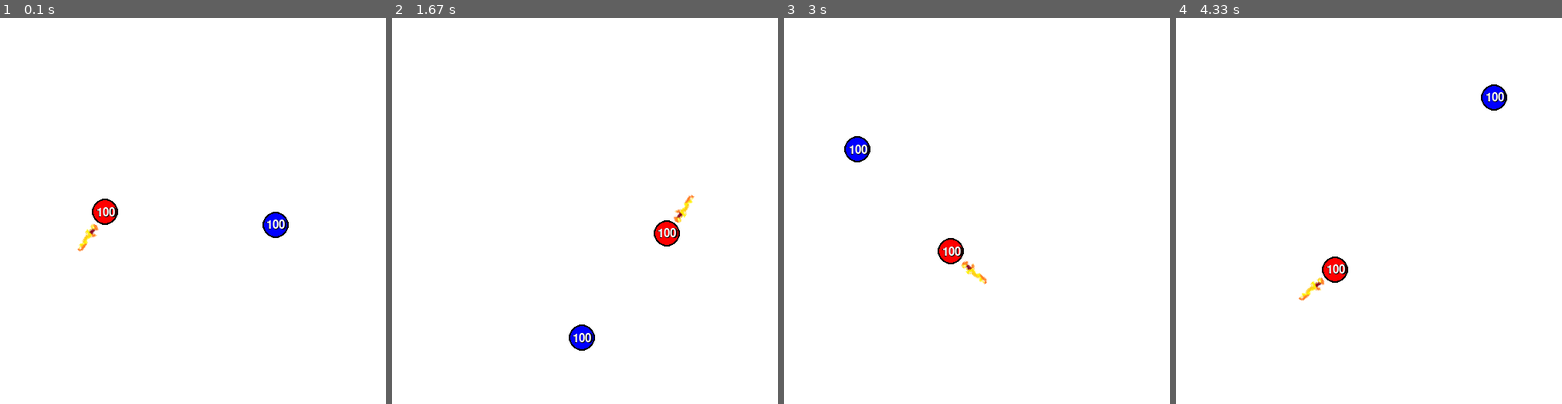
Above: before the commit, frames 1-4 (left to right).
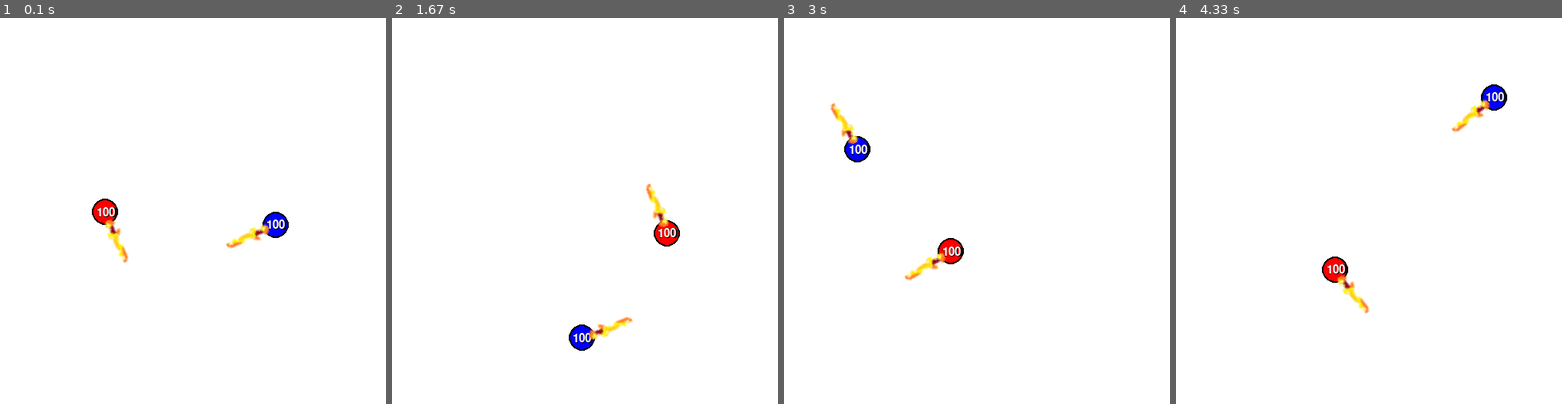
Above: after the commit, the same moments.

Repository: yud0o0/ballgames_on_pygame_idk
Game: pygame game, started from import pygame.py
The game is run twice, just before and just after one commit, with the same random seed, the same clock (stepped at 60 frames per second) and the same inputs.
Inputs:
- Up to frame 1 (0.1 s): no input
- Up to frame 2 (1.67 s): no input
- Up to frame 3 (3 s): no input
- Up to frame 4 (4.33 s): no input

The runs differ from the first frame. In frame 1, 0.7% of the frame differs, in the area x 20-70%, y 52-64%; in frame 2, 0.7%; in frame 3, 0.7%; in frame 4, 0.7%, in the area x 31-82%, y 21-77%.

Commit message:
+- считай релизная версия 1.0 все работает средне есть что доработать но все уже достатчно работает (я все еще не понимаю как оно работает но оно работает)

Diff:
--- a/import pygame.py
+++ b/import pygame.py
@@ -14,10 +14,12 @@
 
 running=True
 radius = 40
+adamage=1
 a=100
+bdamage=1
 b=100
 bv=5
-brv=0.05
+brv=0.1
 anglesa=m.radians(90)
 anglesb=m.pi
 anglea=r.uniform(0, 2*m.pi)
@@ -32,9 +34,12 @@
 yb=ywsize/2
 coordsa=xa,ya
 coordsb=xb,yb
-sword=pygame.image.load("withoutname.png")
-sword_rect=sword.get_rect()
-sword_mask=pygame.mask.from_surface(sword)
+sworda=pygame.image.load("withoutname.png")
+sworda_rect=sworda.get_rect()
+sworda_mask=pygame.mask.from_surface(sworda)
+swordb=pygame.image.load("withoutname.png")
+swordb_rect=swordb.get_rect()
+swordb_mask=pygame.mask.from_surface(swordb)
 while running:
     for event in pygame.event.get():
         if event.type == pygame.QUIT:
@@ -49,7 +54,7 @@
     if yb >= ywwsize or yb <= ywsize-ywwsize:
         yvb *= -1
     anglesa += brv
-    anglesa += brv
+    anglesb += brv
     xva2=xva
     yva2=yva
     xvb2=xvb
@@ -59,19 +64,43 @@
         yva=yvb2
         xvb=xva2
         yvb=yva2
-        a-=1
-        b-=1
-        t.sleep(0.5)
     xa += xva
     xsa = xa + radius * m.cos(anglesa)
     xb += xvb
-    xsb = xb
+    xsb = xb + radius * m.cos(anglesb)
     ya += yva
     ysa = ya + radius * m.sin(anglesa)
     yb += yvb
-    ysb = yb
+    ysb = yb + radius * m.sin(anglesb)
     coordsa=xa,ya
     coordsb=xb,yb
+    aball = pygame.Surface((30, 30), pygame.SRCALPHA)
+    aball_rect = pygame.Rect(xa-15, ya-15, 30, 30)
+    aball_mask=pygame.mask.from_surface(aball)
+    bball = pygame.Surface((30, 30), pygame.SRCALPHA)
+    bball_rect = pygame.Rect(xb-15, yb-15, 30, 30)
+    bball_mask=pygame.mask.from_surface(bball)
+    offset2C = (swordb_rect.x - sworda_rect.x, swordb_rect.y - sworda_rect.y)
+    if sworda_mask.overlap(swordb_mask, offset2C):
+        brv *= -1
+    offsetbball = (bball_rect.x - sworda_rect.x, bball_rect.y - sworda_rect.y)
+    if sworda_mask.overlap(pygame.Mask((30,30), fill=True), offsetbball):
+        if not swordb_hit:
+            swordb_hit = True
+            b -= adamage
+            adamage += 1
+            t.sleep(0.5)
+    else:
+        swordb_hit = False
+    offsetaball = (aball_rect.x - swordb_rect.x, aball_rect.y - swordb_rect.y)
+    if swordb_mask.overlap(pygame.Mask((30,30), fill=True), offsetaball):
+        if not sworda_hit:
+            sworda_hit = True
+            a -= bdamage
+            bdamage += 1
+            t.sleep(0.5)
+    else:
+        sworda_hit = False
 
     screen.fill("white")
     pygame.draw.circle(screen, "black", coordsa, 17)
@@ -90,9 +119,12 @@
     screen.blit(acounter, rect_a)
     screen.blit(bcounterr, rect_br)
     screen.blit(bcounter, rect_b)
-    sword_rotated = pygame.transform.rotate(sword, -m.degrees(anglesa)-90)
-    sword_rect = sword_rotated.get_rect(center=(xsa, ysa))
-    screen.blit(sword_rotated, sword_rect)
+    sworda_rotated = pygame.transform.rotate(sworda, -m.degrees(anglesa)-90)
+    sworda_rect = sworda_rotated.get_rect(center=(xsa, ysa))
+    screen.blit(sworda_rotated, sworda_rect)
+    swordb_rotated = pygame.transform.rotate(swordb, -m.degrees(anglesb)-90)
+    swordb_rect = swordb_rotated.get_rect(center=(xsb, ysb))
+    screen.blit(swordb_rotated, swordb_rect)
     pygame.display.flip()
     clock.tick(60)
 pygame.quit()
Binary file changed: withoutname.png
